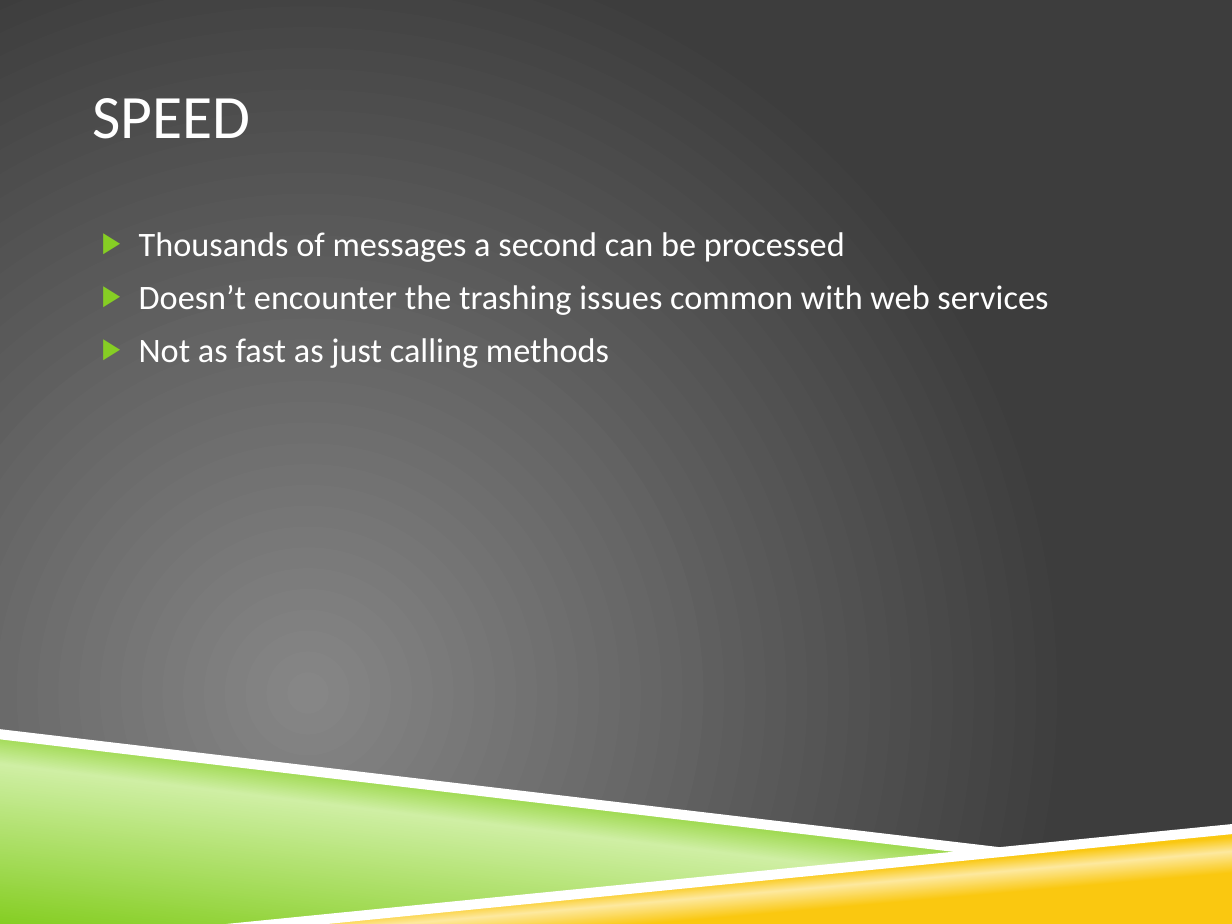
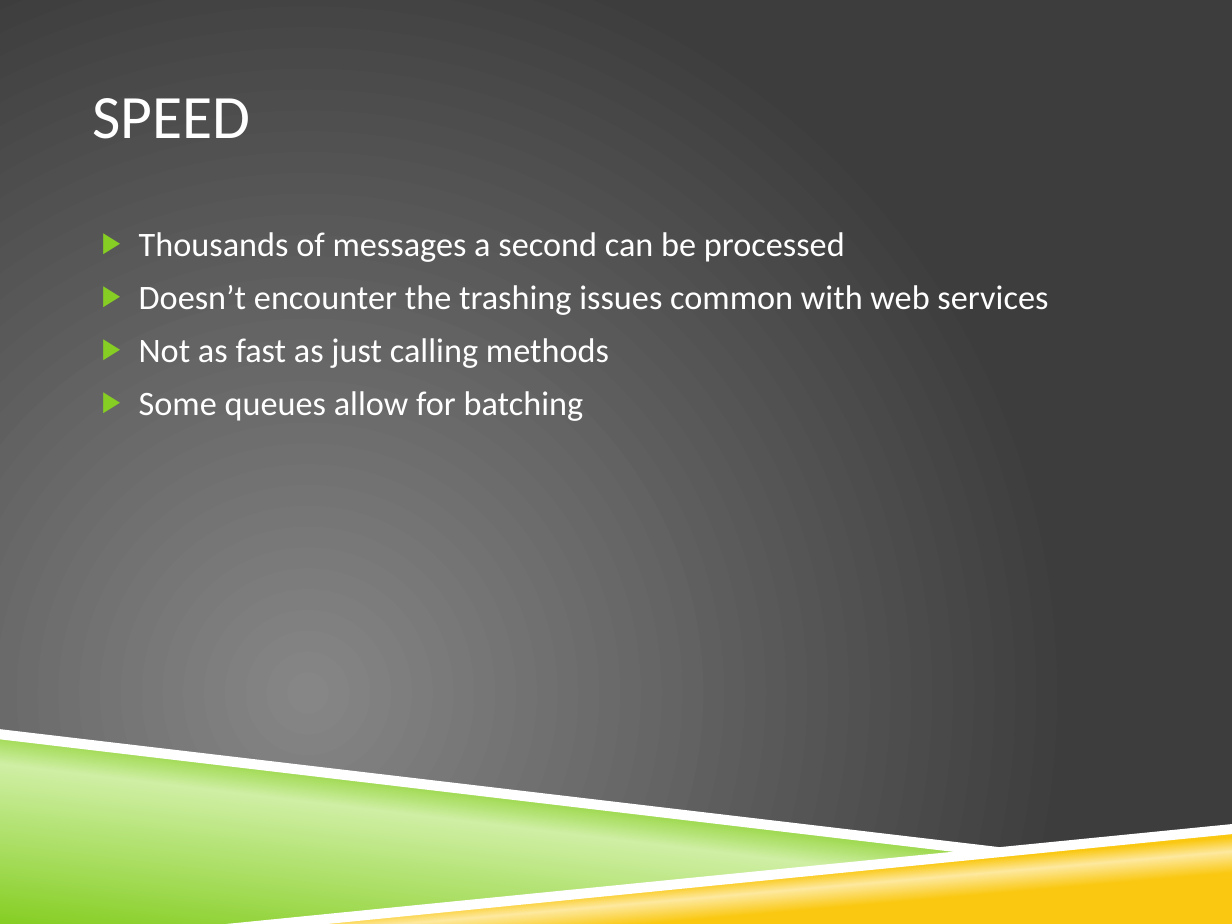
Before and after one commit to stimms/Queues, a slide deck: slide 15 of Queues and message based architecture.pptx. Drawn at 1232x924 pixels with LibreOffice and Linux fonts; fonts in the diff are those of the drawing; background and template pictures are left out. Boxes give left, top, right and bottom in pixels: in the first picture for what was removed or moved away, otherwise in the second. Text is boxed around its words. In the diff, an @@ line names an element or a change of style, - is before the commit and + after.

```diff
--- a/Queues and message based architecture.pptx
+++ b/Queues and message based architecture.pptx
@@ text at [139, 391, 584, 421]: paragraph added @@
+▶ Some queues allow for batching
```
Also in this commit, not shown: 1 other file.
